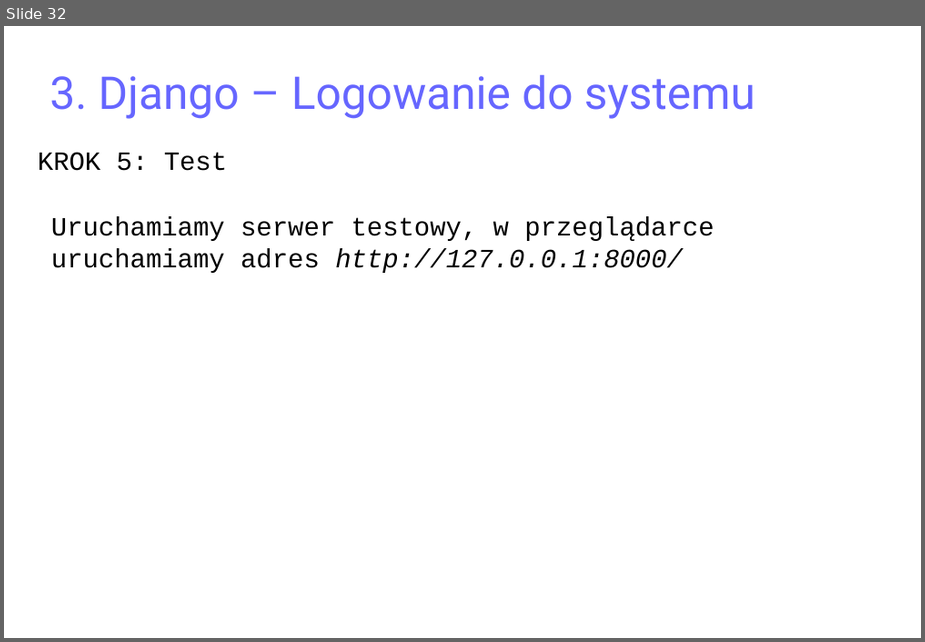
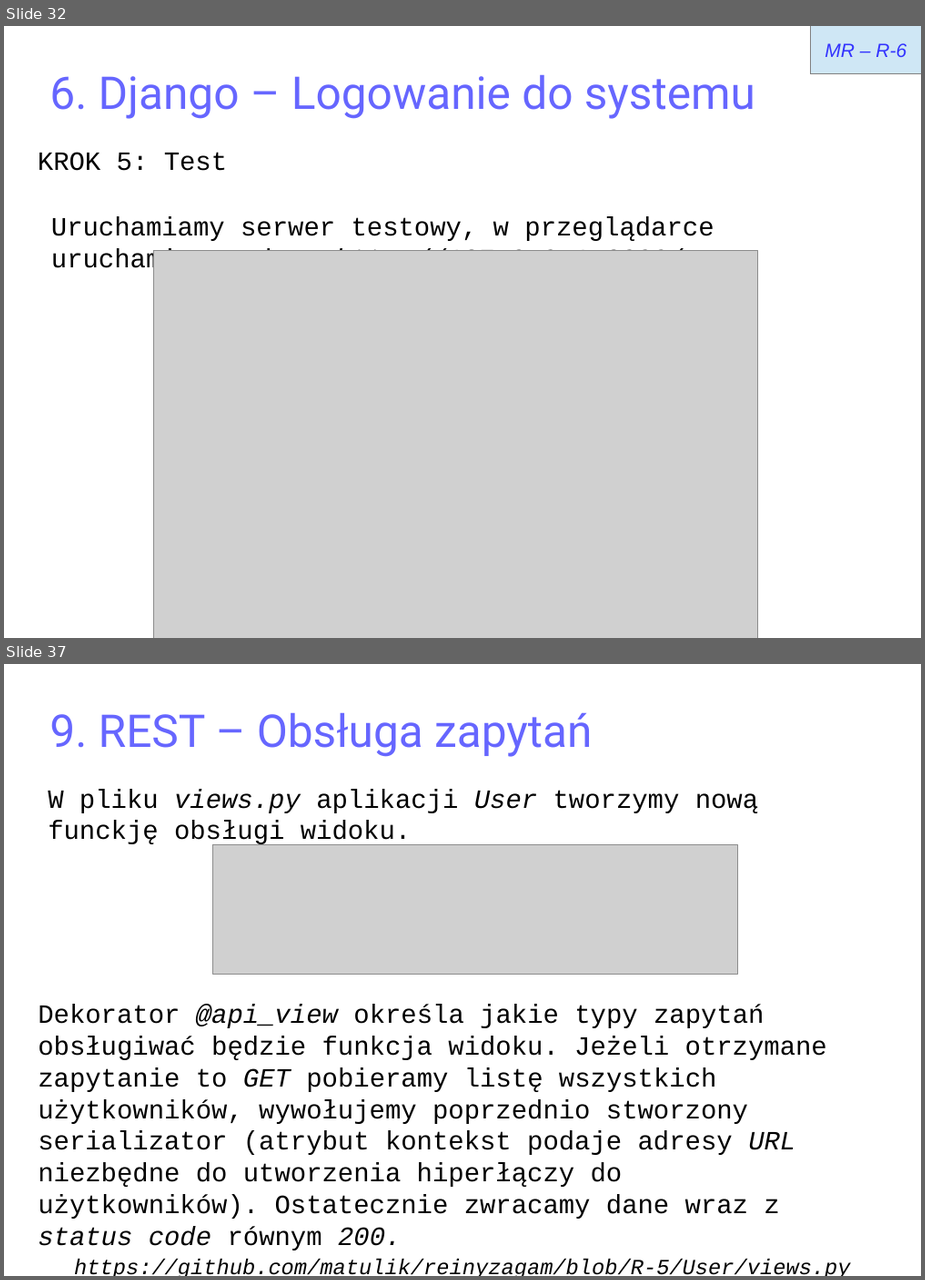
Before and after one commit to matulik/reinyzagam, a slide deck: Docs/presentation.odp. Shown one above the other, each under a label of ours: slide 32 before the commit, slides 32 and 37 after it; the slides between them are not shown. The pictures are 925x642 and 925x1280 pixels, drawn with LibreOffice and Linux fonts; fonts in the diff are those of the drawing; grey boxes stand for pictures. Boxes give left, top, right and bottom in pixels: in the first picture for what was removed or moved away, otherwise in the second. Text is boxed around its words. In the diff, an @@ line names an element or a change of style, - is before the commit and + after.

```diff
--- a/Docs/presentation.odp
+++ b/Docs/presentation.odp
@@ slide 37 added at (x1=4, y1=664, x2=921, y2=1276), background #FFFFFF @@
@@ title added at (x1=50, y1=713, x2=592, y2=757), 37.7 pt, text #6666FF @@
+9. REST – Obsługa zapytań
@@ text added at (x1=48, y1=789, x2=758, y2=847), 22 pt, text #000000 @@
+W pliku views.py aplikacji User tworzymy nową funckję obsługi widoku.
@@ picture added at (x1=212, y1=845, x2=738, y2=973) @@
@@ text added at (x1=38, y1=1004, x2=828, y2=1218), 22 pt, text #000000 @@
+Dekorator @api_view określa jakie typy zapytań obsługiwać będzie funkcja widoku. Jeżeli otrzymane zapytanie to GET pobieramy listę wszystkich użytkowników, wywołujemy poprzednio stworzony serializator (atrybut kontekst podaje adresy URL niezbędne do utworzenia hiperłączy do użytkowników). Ostatecznie zwracamy dane wraz z status code równym 200.
@@ text added at (x1=74, y1=1258, x2=850, y2=1276), 18 pt, text #000000, italic @@
+https://github.com/matulik/reinyzagam/blob/R-5/User/views.py
@@ slide 32 changed as well @@
@@ rectangle added at (x1=811, y1=26, x2=921, y2=73), fill #CFE7F5, outline #808080 0 pt, 16 pt, text #3333FF, italic @@
+MR – R-6
@@ title at (x1=50, y1=75, x2=756, y2=119): text changed @@
-3. Django – Logowanie do systemu
+6. Django – Logowanie do systemu
@@ picture added at (x1=153, y1=251, x2=758, y2=638) @@
```
Also in this commit, not shown: 15 other slides changed, 10 other slides added, 8 other files.
